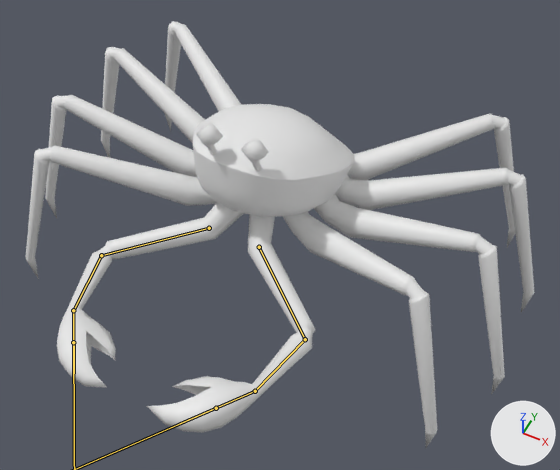
The FBX model Assets/Local/Bastien/Meshes/Clawster_Animations.fbx as it was, and as the next commit left it.
Rendered twice from a 50 mm camera at (0.85, -1.63, 2.26) aimed at (0.11, -0.15, 0.41). Every picture has the same lights, and +X, +Y and +Z are marked at lower right. The bones that change are drawn over the model as lines.

Names of what the first picture shows: 'Body_Main', 'Eye_L', 'Eye_R', 'Hand_L', 'Hand_R', 'LegA_L', 'LegA_R', 'LegB_L', 'LegB_R', 'LegC_L', 'LegC_R', 'LegD_L', 'LegD_R'.
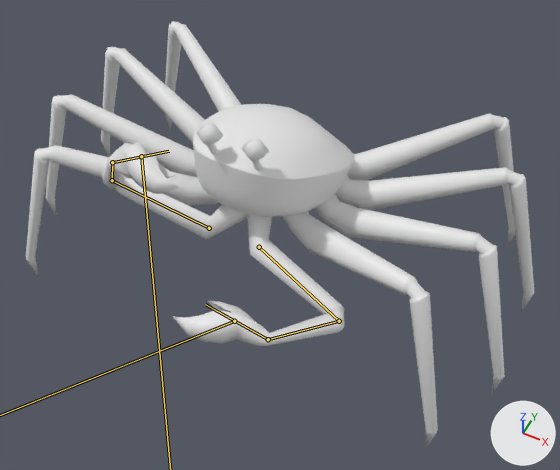
The newer file adds an action. The first version stands in its rest pose; the second is drawn at frame 3 of the action 'Rig|Death_Drowning'.

Pixel boxes [x1, y1, x2, y2] of what changed, in the pictures (560 x 470 px):
'Body_Main', posed: [193, 104, 354, 217] in both
'Hand_L', posed (40% shorter): before [147, 214, 315, 433]; after [173, 214, 345, 346]
'Hand_R', posed: before [57, 202, 244, 388]; after [103, 142, 247, 239]
'LegB_L', posed: before [314, 194, 505, 395]; after [314, 194, 505, 394]
'LegA_L', posed: before [283, 212, 437, 448]; after [283, 211, 438, 448]
'LegA_R', posed: before [26, 145, 217, 279]; after [26, 145, 219, 279]
'LegB_R', posed: before [45, 95, 197, 218]; after [46, 94, 197, 218]
'LegC_R', posed: before [101, 47, 205, 158]; after [101, 47, 205, 157]
'Eye_L', posed: before [241, 138, 269, 171]; after [241, 137, 269, 170]
'Eye_R', posed: before [196, 123, 223, 155]; after [196, 122, 223, 155]
bone 'Arm_R', root to tip: before (209, 228) to (101, 255); after (209, 228) to (112, 180)
bone 'Forearm_R', root to tip: before (101, 255) to (73, 310); after (112, 180) to (112, 162)
bone 'HandBase_R', root to tip: before (73, 310) to (74, 373); after (112, 162) to (169, 151)
bone 'Arm_L', root to tip: before (259, 247) to (305, 339); after (259, 247) to (339, 321)
bone 'Forearm_L', root to tip: before (305, 339) to (255, 391); after (339, 321) to (268, 339)
bone 'HandBase_L', root to tip: before (255, 391) to (180, 423); after (268, 339) to (205, 304)

The edits, one by one:
Bone 'Arm_R' (bone_arm_r) turns from (0, 0, 0) to (8, 30, -36) degrees about its own x, y and z.
Bone 'Forearm_R' (bone_forearm_r) turns from (0, 0, 0) to (39, 5, 36) degrees about its own x, y and z.
Bone 'HandBase_R' (bone_handbase_r) turns from (0, 0, 0) to (17, -1, 16) degrees about its own x, y and z.
Bone 'Arm_L' (bone_arm_l) turns from (0, 0, 0) to (-9, 3, 18) degrees about its own x, y and z.
Bone 'Forearm_L' (bone_forearm_l) turns from (0, 0, 0) to (8, 3, -52) degrees about its own x, y and z.
Bone 'HandBase_L' (bone_handbase_l) turns from (0, 0, 0) to (5, 1, -25) degrees about its own x, y and z.
Bone 'Hand_IK_R' (bone_hand_ik_r) moves from (0.0, 0.0, 0.0) to (-0.2, -0.345, 0.397).
Bone 'Hand_IK_L' (bone_hand_ik_l) moves from (0.0, 0.0, 0.0) to (0.23, -0.16, 0.04).
